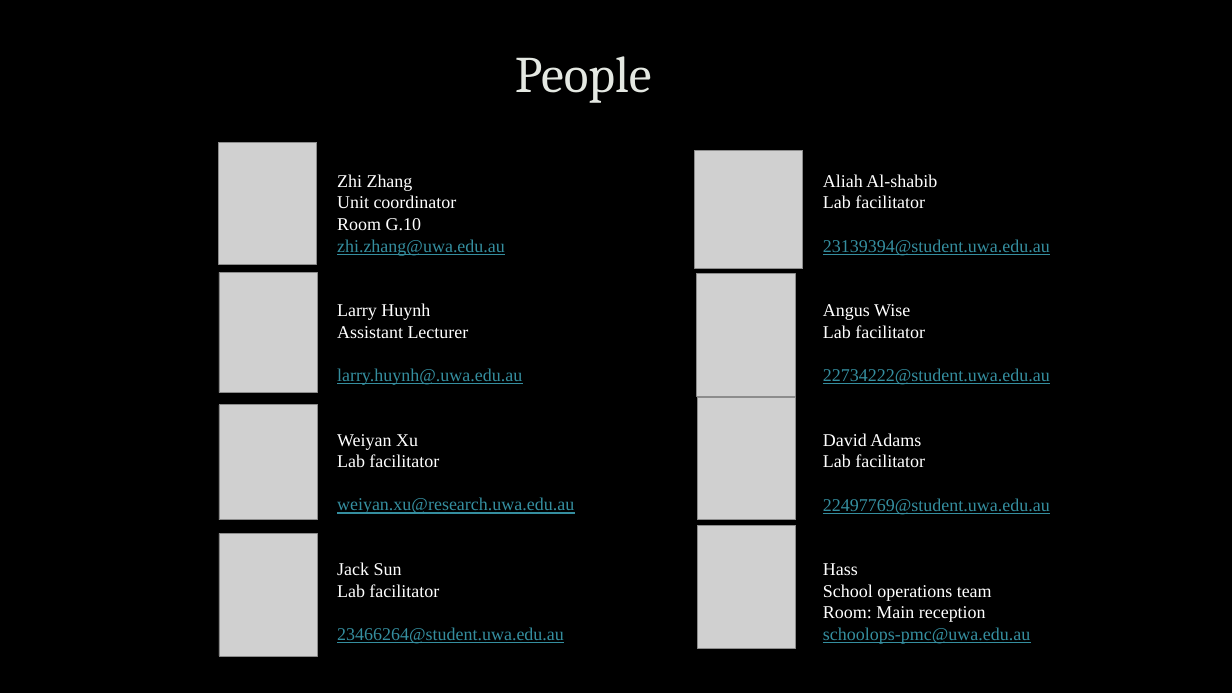
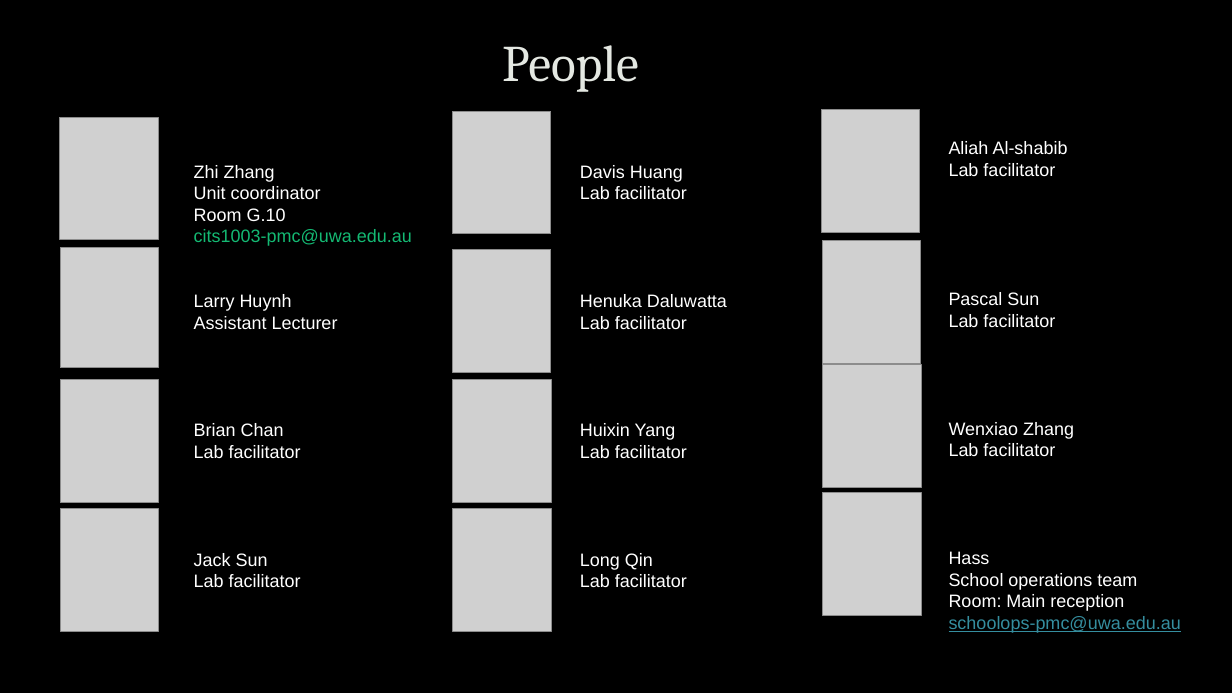
Before and after one commit to uwacyber/cits1003, a slide deck: slide 9 of cits1003-lecture_slides/CITS1003-0 Overview.pptx (slide 8 before the commit). Drawn at 1232x693 pixels with LibreOffice and Linux fonts; fonts in the diff are those of the drawing; grey boxes stand for pictures; background and template pictures are left out. Boxes give left, top, right and bottom in pixels: in the first picture for what was removed or moved away, otherwise in the second. Text is boxed around its words. In the diff, an @@ line names an element or a change of style, - is before the commit and + after.

```diff
--- a/cits1003-lecture_slides/CITS1003-0 Overview.pptx
+++ b/cits1003-lecture_slides/CITS1003-0 Overview.pptx
@@ title "People" moved from (x1=515, y1=56, x2=652, y2=103) to (x1=502, y1=45, x2=639, y2=92) @@
@@ 3 pictures moved together from (x1=219, y1=142, x2=317, y2=656) to (x1=60, y1=117, x2=158, y2=631) @@
@@ picture added at (x1=453, y1=111, x2=551, y2=234) @@
@@ picture added at (x1=822, y1=109, x2=920, y2=232) @@
@@ text "Aliah Al-shabib" moved from (x1=823, y1=174, x2=1050, y2=644) to (x1=949, y1=141, x2=1181, y2=633) @@
@@ text at (x1=949, y1=141, x2=1181, y2=633): font Times New Roman to Arial in "Aliah Al-shabib", "Lab facilitator", "Lab facilitator", "Lab facilitator" and 4 more places @@
@@ text "Zhi Zhang" moved from (x1=337, y1=174, x2=574, y2=644) to (x1=194, y1=165, x2=412, y2=587) @@
@@ text at (x1=194, y1=165, x2=338, y2=587): font Times New Roman to Arial in "Zhi Zhang", "Unit coordinator", "Room G.10", "Larry Huynh" and 4 more places @@
@@ text added at (x1=580, y1=165, x2=727, y2=587), 14 pt, text #FFFFFF @@
+Davis Huang
+Lab facilitator
+Henuka Daluwatta
+Lab facilitator
+Huixin Yang
+Lab facilitator
+Long Qin
+Lab facilitator
@@ picture removed at (x1=695, y1=151, x2=803, y2=269) @@
@@ text at (x1=194, y1=229, x2=412, y2=246): text changed; font Times New Roman to Arial; text colour #358E9F to #14B973 @@
-zhi.zhang@uwa.edu.au
+cits1003-pmc@uwa.edu.au
@@ picture added at (x1=453, y1=250, x2=551, y2=372) @@
@@ text at (x1=949, y1=292, x2=1039, y2=305): text changed; font Times New Roman to Arial; text colour #358E9F to #FFFFFF @@
-23139394@student.uwa.edu.au
-Angus Wise
+Pascal Sun
@@ picture added at (x1=60, y1=380, x2=158, y2=503) @@
@@ picture added at (x1=453, y1=380, x2=551, y2=503) @@
@@ picture removed at (x1=219, y1=405, x2=317, y2=520) @@
@@ text at (x1=194, y1=423, x2=284, y2=436): text changed; font Times New Roman to Arial; text colour #358E9F to #FFFFFF @@
-larry.huynh@.uwa.edu.au
-Weiyan Xu
+Brian Chan
@@ text at (x1=949, y1=422, x2=1074, y2=439): text changed; font Times New Roman to Arial; text colour #358E9F to #FFFFFF @@
-22734222@student.uwa.edu.au
-David Adams
+Wenxiao Zhang
@@ text at (x1=337, y1=497, x2=574, y2=514): paragraph removed @@
-weiyan.xu@research.uwa.edu.au
@@ picture added at (x1=453, y1=508, x2=551, y2=631) @@
@@ 3 pictures moved together from (x1=697, y1=274, x2=796, y2=649) to (x1=823, y1=241, x2=921, y2=616) @@
@@ text at (x1=823, y1=498, x2=1050, y2=515): paragraph removed @@
-22497769@student.uwa.edu.au
@@ text at (x1=337, y1=627, x2=564, y2=644): paragraph removed @@
-23466264@student.uwa.edu.au
```
Also in this commit, not shown: 29 other slides changed, 1 slide added, 1 slide removed.
